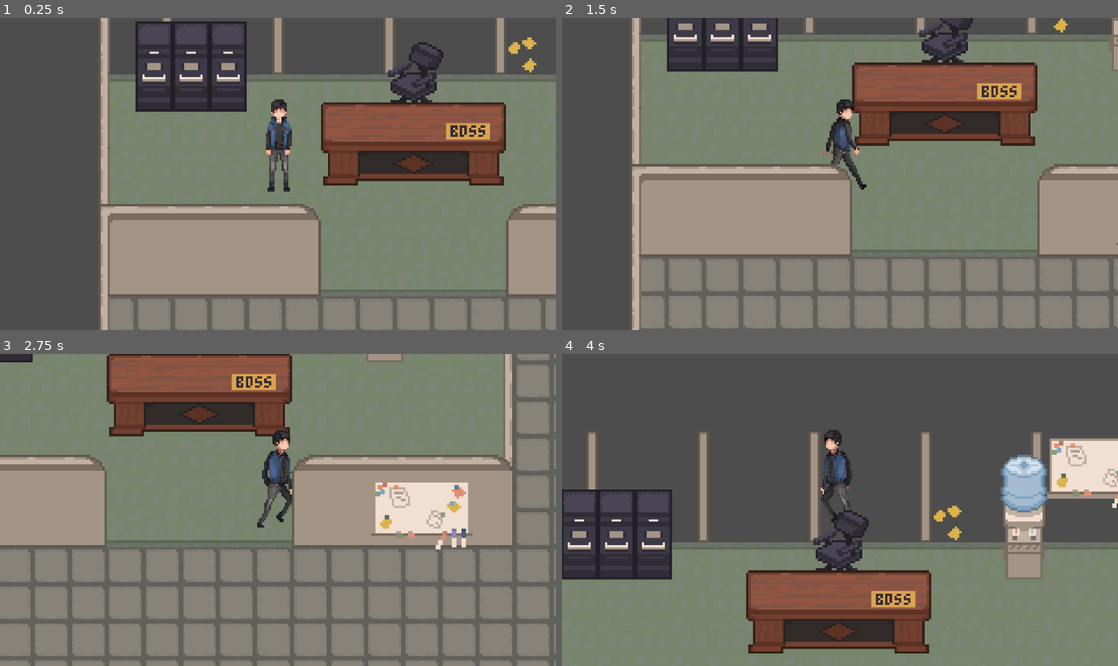
Above: before the commit, frames 1-4 (two rows, left to right).
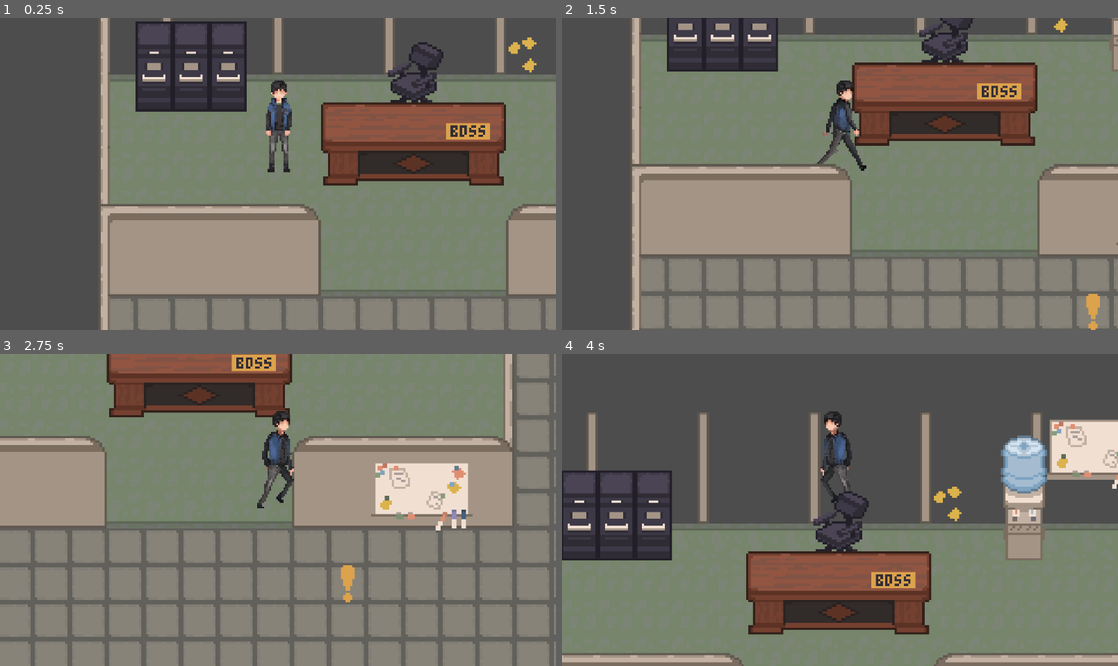
Above: after the commit, the same moments.

Repository: dh2650-overworked/Overworked
Game: Godot game, scene res://scenes/levels/office.tscn
Same seed, same stepped clock (60 frames per second), same inputs: the game is played once before the commit and once after it.
Inputs:
- Up to frame 1 (0.25 s): no input
- Up to frame 2 (1.5 s): tap Enter at 0.5 s; hold D (move_right) 0.53-1.28 s; hold E (interact, bound only after the commit) 0.53-1.28 s; hold S (move_back) from 1.28 s (still down); tap E (interact, bound only after the commit) at 1.35 s
- Up to frame 3 (2.75 s): release S (move_back) at 2.03 s; hold D (move_right) from 2.03 s (still down); hold E (interact, bound only after the commit) from 2.03 s (still down); tap R at 2.1 s
- Up to frame 4 (4 s): release D (move_right) at 2.78 s; release E (interact, bound only after the commit) at 2.78 s; hold W (move_forward) 2.78-3.53 s; tap F at 2.85 s; tap E (interact, bound only after the commit) at 3.05 s; hold A (move_left) from 3.53 s (still down); hold E (interact, bound only after the commit) from 3.53 s (still down); tap T at 3.6 s

The runs differ from the first frame. In frame 1, 1.1% of the frame differs, in the area x 47-53%, y 20-56%; in frame 2, 1.3%; in frame 3, 28%, in the area x 0-100%, y 0-99%; in frame 4, 24%.

Commit message:
Basic interaction implemented Removed superfluos office_assets

Diff:
--- /dev/null
+++ b/assets/interactions/interactable.gd
@@ -0,0 +1,18 @@
+extends Area2D
+
+# Make variable fields available as props
+@export var interact_name: String = ""
+@export var is_interactable: bool = true
+
+# Function to be called for interactions
+var interact: Callable = func():
+	pass
+
+## Called when the node enters the scene tree for the first time.
+#func _ready() -> void:
+	#pass # Replace with function body.
+#
+#
+## Called every frame. 'delta' is the elapsed time since the previous frame.
+#func _process(delta: float) -> void:
+	#pass
--- /dev/null
+++ b/assets/interactions/interactable.tscn
@@ -0,0 +1,8 @@
+[gd_scene format=3 uid="uid://b05gr53p8mm7s"]
+
+[ext_resource type="Script" uid="uid://bbp7jl310raof" path="res://assets/interactions/interactable.gd" id="1_q1t6q"]
+
+[node name="Interactable" type="Area2D" unique_id=30413007]
+collision_layer = 2
+collision_mask = 0
+script = ExtResource("1_q1t6q")
--- /dev/null
+++ b/assets/interactions/interacting_component.gd
@@ -0,0 +1,39 @@
+extends Node2D
+
+@onready var interact_label: Label = $InteractLabel
+var current_interactions := []
+var can_interact := true
+
+# Called when the node enters the scene tree for the first time.
+#func _ready() -> void:
+	#pass # Replace with function body.
+#
+
+func _input(event: InputEvent) -> void:
+	if event.is_action_pressed("interact") && can_interact:
+		if current_interactions:
+			can_interact = false
+			interact_label.hide()
+			await current_interactions[0].interact.call()
+			can_interact = true
+
+# Called every frame. 'delta' is the elapsed time since the previous frame.
+func _process(_delta: float) -> void:
+	if current_interactions && can_interact:
+		current_interactions.sort_custom(_sort_by_nearest)
+		if current_interactions[0].is_interactable:
+			interact_label.text = current_interactions[0].interact_name
+			interact_label.show()
+	else:
+		interact_label.hide()
+
+func _sort_by_nearest(area1, area2):
+	var area1_dist = global_position.distance_to(area1.global_position)
+	var area2_dist = global_position.distance_to(area2.global_position)
+	return area1_dist < area2_dist
+
+func _on_interact_range_area_entered(area: Area2D) -> void:
+	current_interactions.push_back(area)
+
+func _on_interact_range_area_exited(area: Area2D) -> void:
+	current_interactions.erase(area)
--- /dev/null
+++ b/assets/interactions/interacting_component.tscn
@@ -0,0 +1,45 @@
+[gd_scene format=3 uid="uid://brhsnuvptghtm"]
+
+[ext_resource type="Script" uid="uid://b240bs70mc6se" path="res://assets/interactions/interacting_component.gd" id="1_sp50s"]
+
+[sub_resource type="CapsuleShape2D" id="CapsuleShape2D_sp50s"]
+radius = 16.0
+height = 64.0
+
+[sub_resource type="LabelSettings" id="LabelSettings_fmo7a"]
+font_size = 8
+outline_size = 3
+outline_color = Color(0.012617188, 0.012617188, 0.012617188, 1)
+
+[node name="InteractingComponent" type="Node2D" unique_id=1849160176]
+script = ExtResource("1_sp50s")
+
+[node name="InteractRange" type="Area2D" parent="." unique_id=1333723049]
+collision_layer = 0
+collision_mask = 2
+
+[node name="CollisionShape2D" type="CollisionShape2D" parent="InteractRange" unique_id=1170281940]
+position = Vector2(0, -32)
+shape = SubResource("CapsuleShape2D_sp50s")
+
+[node name="InteractLabel" type="Label" parent="." unique_id=1412611997]
+z_index = 3
+anchors_preset = 8
+anchor_left = 0.5
+anchor_top = 0.5
+anchor_right = 0.5
+anchor_bottom = 0.5
+offset_left = -47.0
+offset_top = -87.0
+offset_right = 47.0
+offset_bottom = -64.0
+grow_horizontal = 2
+grow_vertical = 2
+size_flags_horizontal = 4
+text = "E to interact"
+label_settings = SubResource("LabelSettings_fmo7a")
+horizontal_alignment = 1
+vertical_alignment = 1
+
+[connection signal="area_entered" from="InteractRange" to="." method="_on_interact_range_area_entered"]
+[connection signal="area_exited" from="InteractRange" to="." method="_on_interact_range_area_exited"]
--- /dev/null
+++ b/assets/tiles/PoI.gd
@@ -0,0 +1,20 @@
+extends StaticBody2D
+
+@onready var interactable: Area2D = $Interactable
+@onready var sprite_2d: Sprite2D = $Sprite2D
+
+
+# Called when the node enters the scene tree for the first time.
+func _ready() -> void:
+	interactable.interact = _on_interact
+	pass # Replace with function body.
+
+func _on_interact():
+	if sprite_2d.frame == 0:
+		sprite_2d.frame = 1
+		interactable.is_interactable = false
+		print("Opening task")
+
+# Called every frame. 'delta' is the elapsed time since the previous frame.
+#func _process(delta: float) -> void:
+	#pass
--- /dev/null
+++ b/assets/tiles/PoI.tscn
@@ -0,0 +1,26 @@
+[gd_scene format=3 uid="uid://b6amo1328fqee"]
+
+[ext_resource type="Script" uid="uid://bkhe23ue45nvg" path="res://assets/tiles/PoI.gd" id="1_51voe"]
+[ext_resource type="Texture2D" uid="uid://d28w4djcw4mic" path="res://assets/tiles/PoI.png" id="1_hyqqt"]
+[ext_resource type="PackedScene" uid="uid://b05gr53p8mm7s" path="res://assets/interactions/interactable.tscn" id="2_0ogqo"]
+
+[sub_resource type="RectangleShape2D" id="RectangleShape2D_0ogqo"]
+size = Vector2(16, 16)
+
+[sub_resource type="CircleShape2D" id="CircleShape2D_51voe"]
+radius = 17.0
+
+[node name="PoI" type="StaticBody2D" unique_id=1489444515]
+script = ExtResource("1_51voe")
+
+[node name="CollisionShape2D" type="CollisionShape2D" parent="." unique_id=1536286242]
+shape = SubResource("RectangleShape2D_0ogqo")
+
+[node name="Sprite2D" type="Sprite2D" parent="." unique_id=808716691]
+texture = ExtResource("1_hyqqt")
+
+[node name="Interactable" parent="." unique_id=30413007 instance=ExtResource("2_0ogqo")]
+interact_name = "Open Task"
+
+[node name="CollisionShape2D" type="CollisionShape2D" parent="Interactable" unique_id=453472501]
+shape = SubResource("CircleShape2D_51voe")
--- a/assets/tiles/office_tileset.tres
+++ b/assets/tiles/office_tileset.tres
@@ -1,6 +1,7 @@
 [gd_resource type="TileSet" format=3 uid="uid://clo05kct0c6bm"]
 
 [ext_resource type="Texture2D" uid="uid://c43bm5qgo7ym5" path="res://assets/tiles/all_assets.png" id="1_8yxuc"]
+[ext_resource type="PackedScene" uid="uid://b6amo1328fqee" path="res://assets/tiles/PoI.tscn" id="2_8yxuc"]
 
 [sub_resource type="TileSetAtlasSource" id="TileSetAtlasSource_td2qb"]
 resource_name = "decor"
@@ -191,7 +192,11 @@
 0:0/0/physics_layer_0/polygon_0/points = PackedVector2Array(-16, 8, 16, 8, 16, -8, -16, -8)
 12:7/0 = 0
 
+[sub_resource type="TileSetScenesCollectionSource" id="TileSetScenesCollectionSource_krvsx"]
+scenes/1/scene = ExtResource("2_8yxuc")
+
 [resource]
 uv_clipping = true
 physics_layer_0/collision_layer = 1
 sources/0 = SubResource("TileSetAtlasSource_td2qb")
+sources/1 = SubResource("TileSetScenesCollectionSource_krvsx")
--- a/project.godot
+++ b/project.godot
@@ -45,6 +45,16 @@
 "events": [Object(InputEventKey,"resource_local_to_scene":false,"resource_name":"","device":-1,"window_id":0,"alt_press …(192 unchanged characters)…
 ]
 }
+interact={
+"deadzone": 0.2,
+"events": [Object(InputEventKey,"resource_local_to_scene":false,"resource_name":"","device":-1,"window_id":0,"alt_pressed":false,"shift_pressed":false,"ctrl_pressed":false,"meta_pressed":false,"pressed":false,"keycode":0,"physical_keycode":69,"key_label":0,"unicode":101,"location":0,"echo":false,"script":null)
+]
+}
+
+[layer_names]
+
+2d_physics/layer_1="world"
+2d_physics/layer_2="interactions"
 
 [physics]
 
--- a/scenes/levels/office.tscn
+++ b/scenes/levels/office.tscn
@@ -20,7 +20,7 @@
 
 [node name="TileMapDecor" parent="GameTileMap" unique_id=1422637923 instance=ExtResource("1_xwr5g")]
 y_sort_enabled = true
-tile_map_data = PackedByteArray("AAANAAgAAAAUAAMAAAAKAAIAAAAYAAIAAAAJAAQAAAAUAAcAAAA=")
+tile_map_data = PackedByteArray("AAANAAgAAAAUAAMAAAAKAAIAAAAYAAIAAAAJAAQAAAAUAAcAAAALAAoAAQAAAAAAAQA=")
 
 [node name="Player" parent="." unique_id=470434658 instance=ExtResource("2_lhigv")]
 y_sort_enabled = false
--- a/scenes/player/Player.tscn
+++ b/scenes/player/Player.tscn
@@ -2,6 +2,7 @@
 
 [ext_resource type="Script" uid="uid://ckqlfu6l0ry0b" path="res://scenes/player/player.gd" id="1_gfjak"]
 [ext_resource type="Texture2D" uid="uid://brhypqe3j0mxe" path="res://assets/[Free Asset] Pixel Boy 32x64 Animation/boy-32x64-idle-walk.png" id="1_wr5hl"]
+[ext_resource type="PackedScene" uid="uid://brhsnuvptghtm" path="res://assets/interactions/interacting_component.tscn" id="3_4kuee"]
 
 [sub_resource type="CapsuleShape2D" id="CapsuleShape2D_4kuee"]
 radius = 7.0
@@ -68,13 +69,15 @@
 script = ExtResource("1_gfjak")
 
 [node name="Sprite2D" type="Sprite2D" parent="." unique_id=2034307969]
-position = Vector2(-1, -21)
+position = Vector2(-1, -32)
 texture = ExtResource("1_wr5hl")
 hframes = 10
 
 [node name="CollisionShape2D" type="CollisionShape2D" parent="." unique_id=189172685]
-position = Vector2(0, 4)
+position = Vector2(0, -7)
 shape = SubResource("CapsuleShape2D_4kuee")
 
 [node name="AnimationPlayer" type="AnimationPlayer" parent="." unique_id=1149508780]
 libraries/ = SubResource("AnimationLibrary_524rm")
+
+[node name="InteractingComponent" parent="." unique_id=1849160176 instance=ExtResource("3_4kuee")]
Not shown, added: assets/interactions/interactable.gd.uid
Not shown, added: assets/interactions/interacting_component.gd.uid
Binary file removed: assets/office_assets/all_assets.png
Not shown, removed: assets/office_assets/all_assets.png.import
Binary file removed: assets/office_assets/separately_assets/Sprite-0002.png
Not shown, removed: assets/office_assets/separately_assets/Sprite-0002.png.import
Binary file removed: assets/office_assets/separately_assets/Sprite-0003.png
Not shown, removed: assets/office_assets/separately_assets/Sprite-0003.png.import
Binary file removed: assets/office_assets/separately_assets/Sprite-0004.png
Not shown, removed: assets/office_assets/separately_assets/Sprite-0004.png.import
Binary file removed: assets/office_assets/separately_assets/Sprite-0005.png
Not shown, removed: assets/office_assets/separately_assets/Sprite-0005.png.import
(and 63 more such lines)
